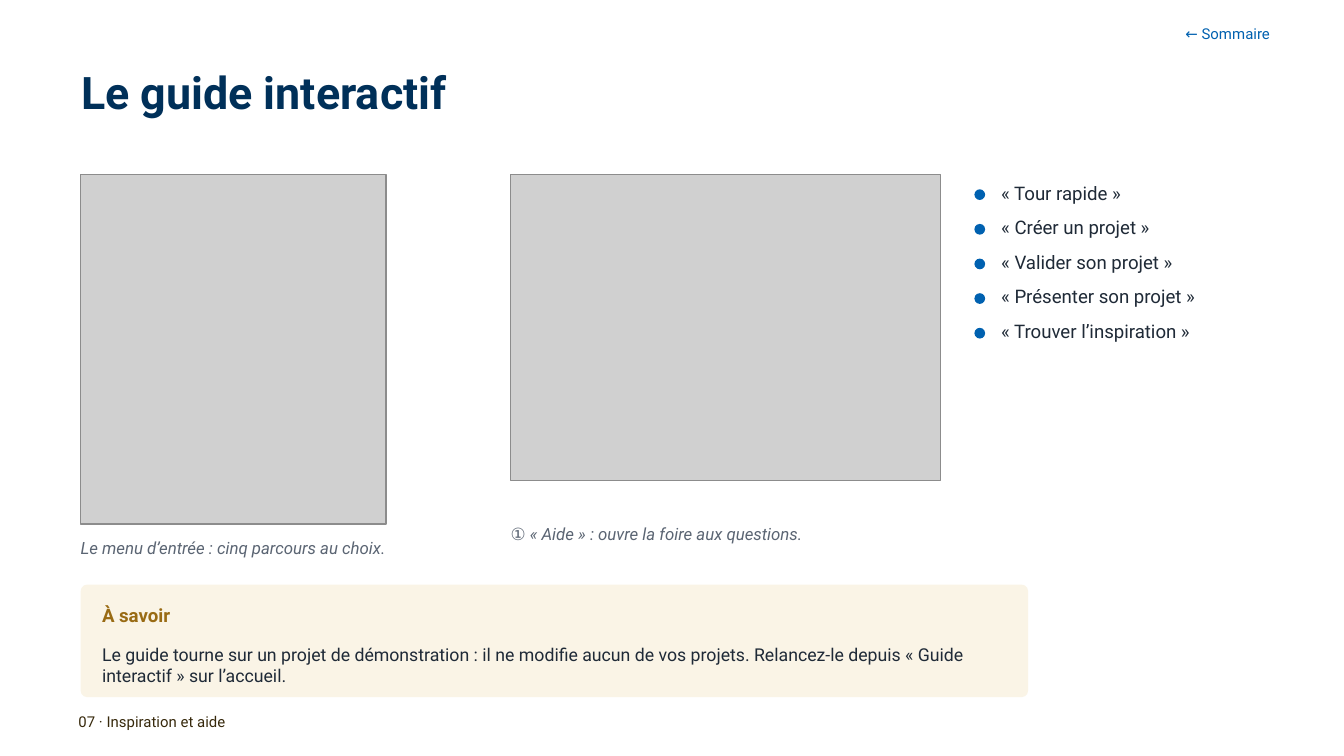
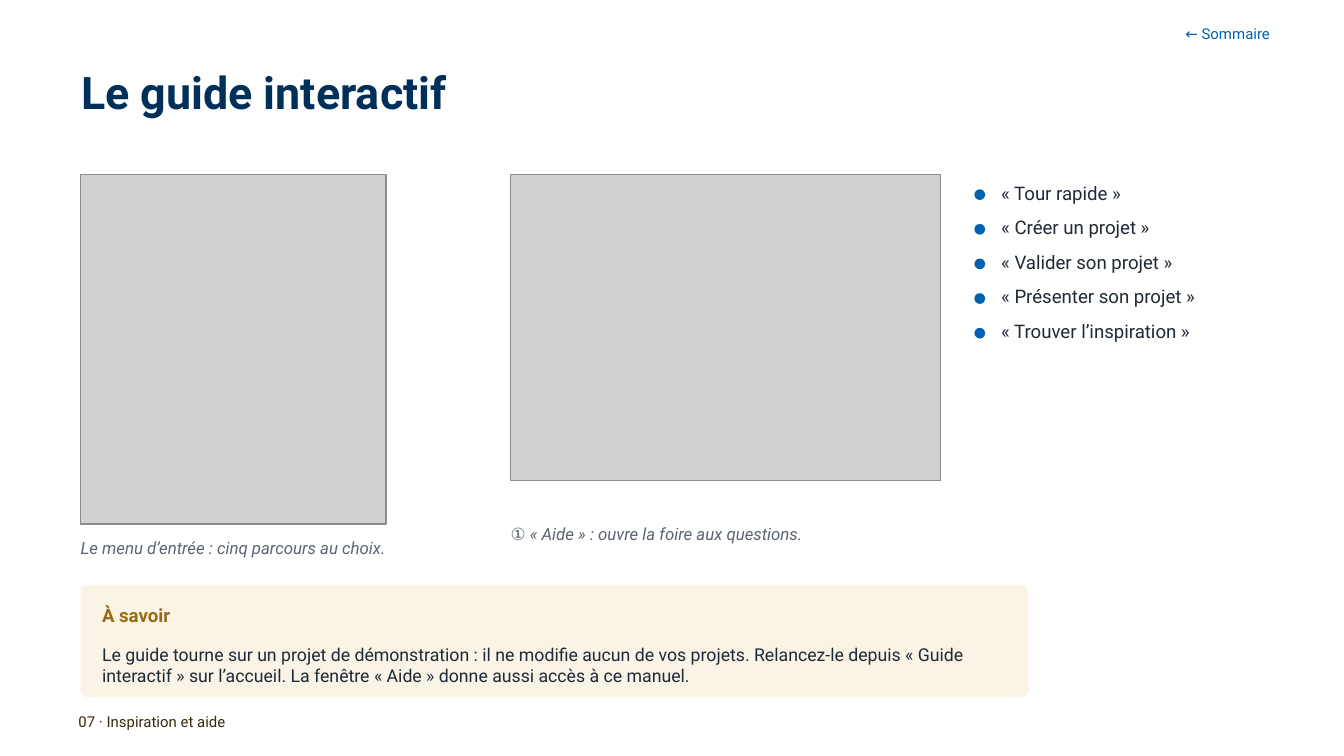
Before and after one commit to antoinelmariel-ux/ProjectNavigator, a slide deck: slide 57 of docs/Project Navigator _ Manuel Chef de Project.pptx (slide 55 before the commit). Drawn at 1344x756 pixels with LibreOffice and Linux fonts; fonts in the diff are those of the drawing; grey boxes stand for pictures; background and template pictures are left out. Boxes give left, top, right and bottom in pixels: in the first picture for what was removed or moved away, otherwise in the second. Text is boxed around its words. In the diff, an @@ line names an element or a change of style, - is before the commit and + after.

```diff
--- a/docs/Project Navigator _ Manuel Chef de Project.pptx
+++ b/docs/Project Navigator _ Manuel Chef de Project.pptx
@@ text at box(102, 647, 963, 682): text changed @@
-Le guide tourne sur un projet de démonstration : il ne modifie aucun de vos projets. Relancez-le depuis « Guide interactif » sur l’accueil.
+Le guide tourne sur un projet de démonstration : il ne modifie aucun de vos projets. Relancez-le depuis « Guide interactif » sur l’accueil. La fenêtre « Aide » donne aussi accès à ce manuel.
```
Also in this commit, not shown: 9 other slides changed, 2 slides added, 1 other file.
